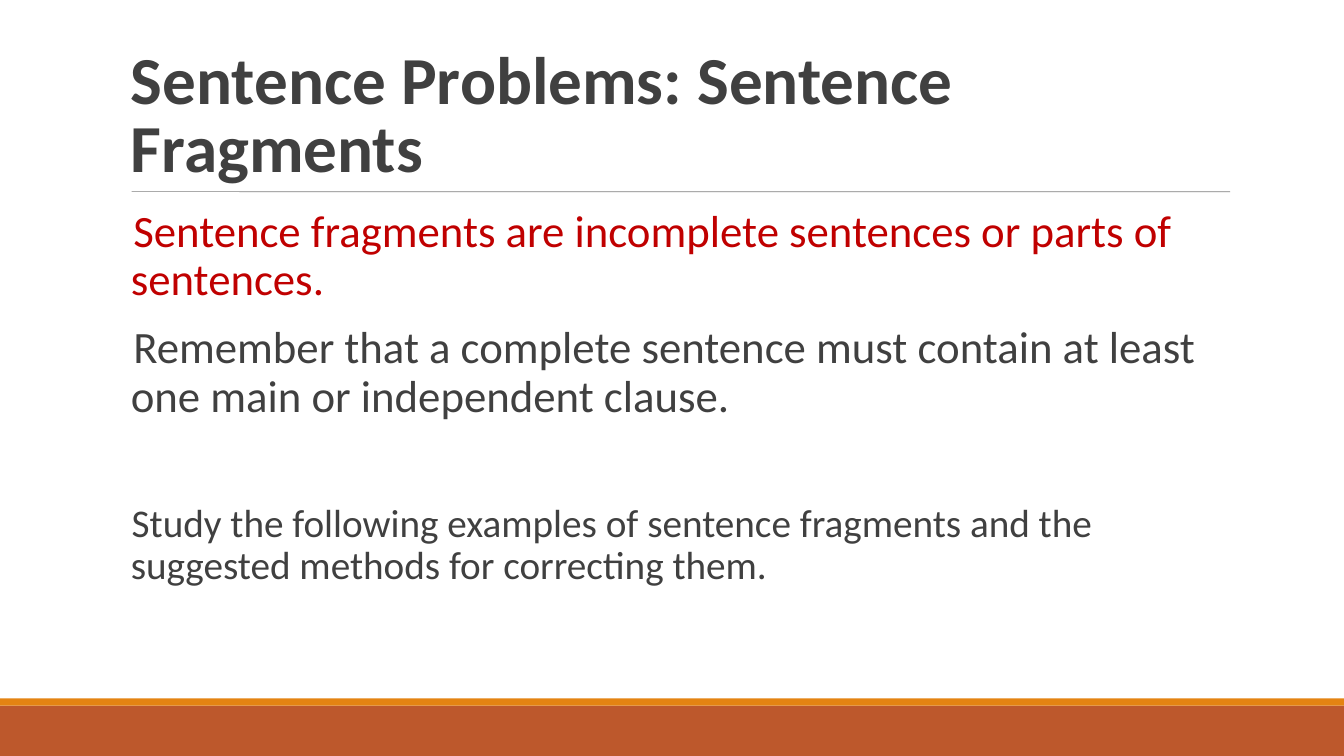
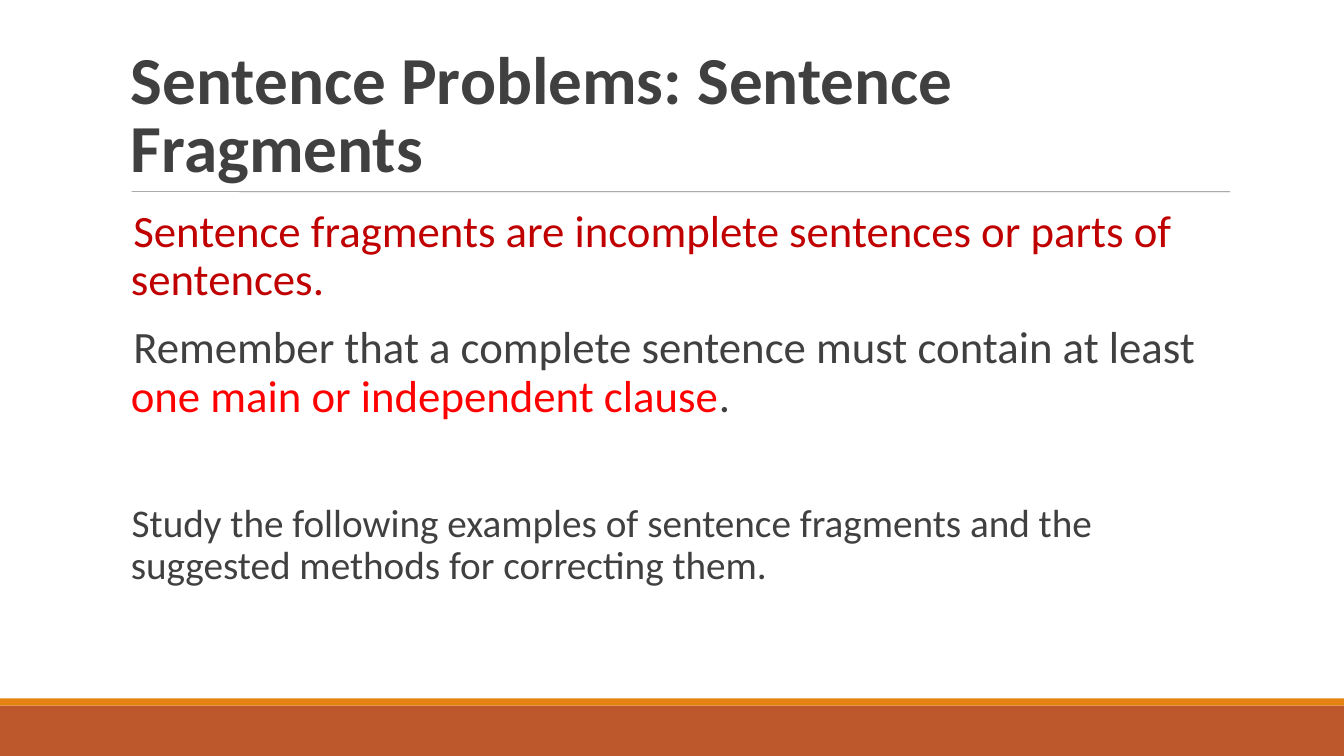
Before and after one commit to FrankKirin/ecust_cource_files, a slide deck: slide 37 of academic_english_writing/y-W13--Types of Sentences & Fixing Sentence Problems（S）.ppt. Drawn at 1344x756 pixels with LibreOffice and Linux fonts; fonts in the diff are those of the drawing. Boxes give left, top, right and bottom in pixels: in the first picture for what was removed or moved away, otherwise in the second. Text is boxed around its words. In the diff, an @@ line names an element or a change of style, - is before the commit and + after.

```diff
--- a/academic_english_writing/y-W13--Types of Sentences & Fixing Sentence Problems（S）.ppt
+++ b/academic_english_writing/y-W13--Types of Sentences & Fixing Sentence Problems（S）.ppt
@@ text at [131,332,1195,420]: text colour #404040 to #FF0000 in "one main or independent clause." @@
```
Also in this commit, not shown: 6 other files.
